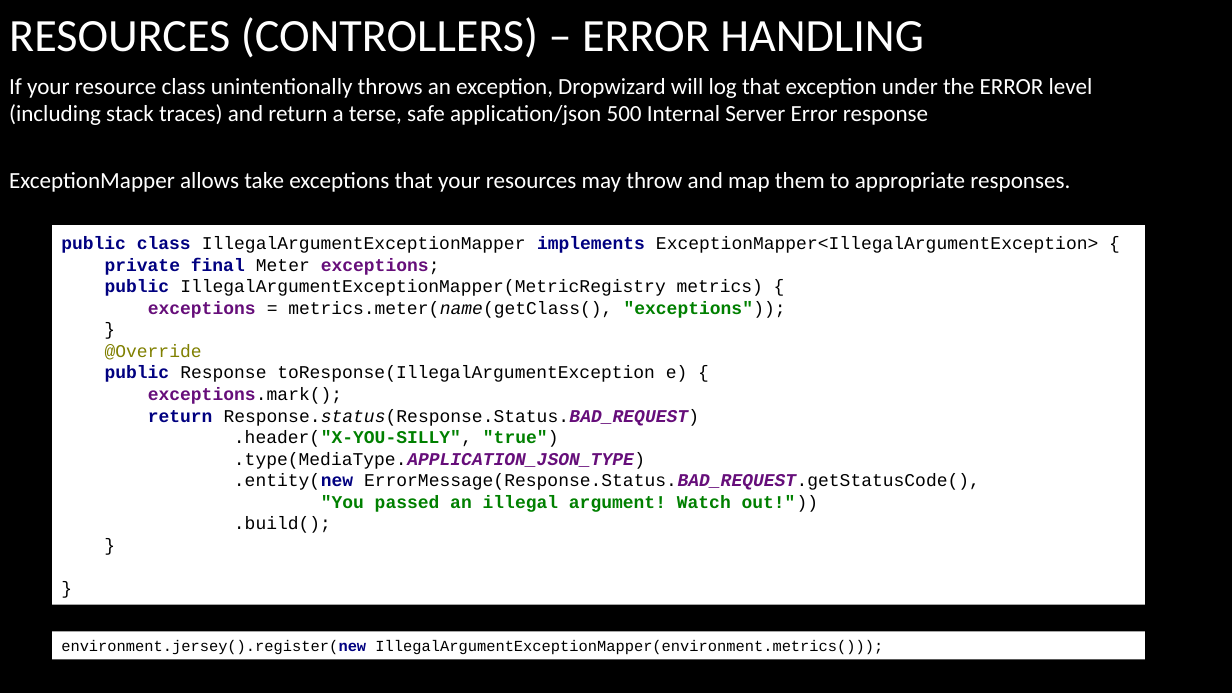
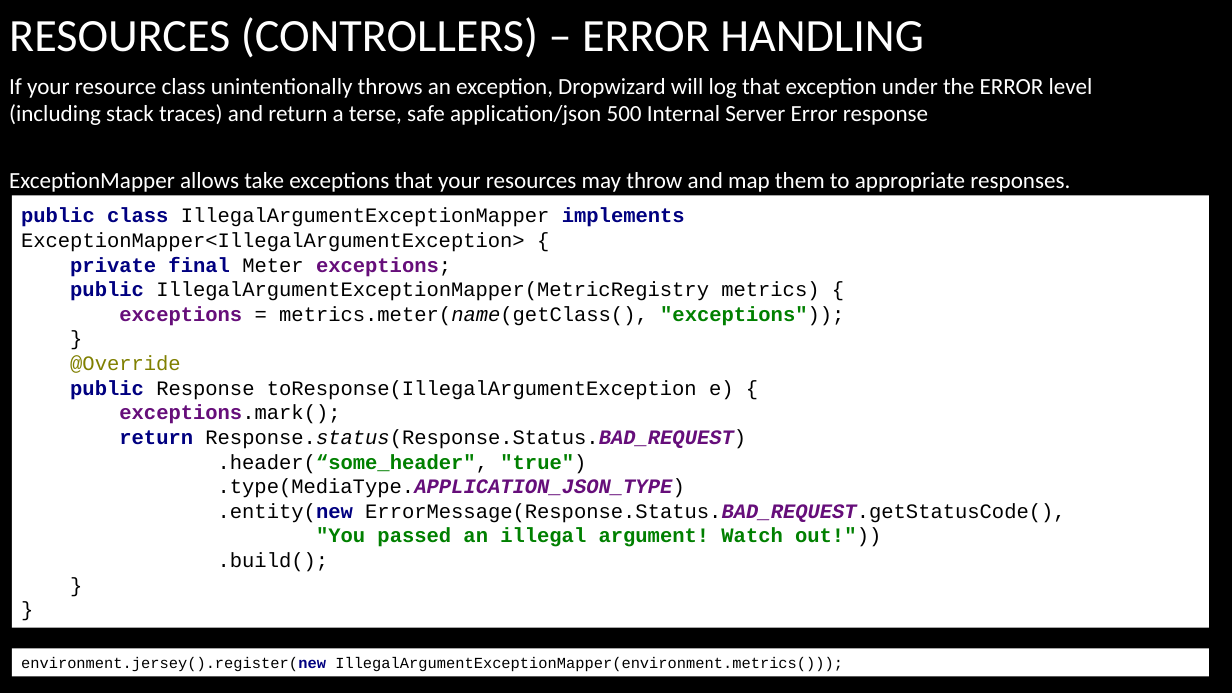
Before and after one commit to arenat/wiza_1, a slide deck: slide 27 of wiza.pptx (slide 25 before the commit). Drawn at 1232x693 pixels with LibreOffice and Linux fonts; fonts in the diff are those of the drawing; background and template pictures are left out. Boxes give left, top, right and bottom in pixels: in the first picture for what was removed or moved away, otherwise in the second. Text is boxed around its words. In the diff, an @@ line names an element or a change of style, - is before the commit and + after.

```diff
--- a/wiza.pptx
+++ b/wiza.pptx
@@ rectangle "public class IllegalArgumentExceptionMapper implements Excep ...": place and size @@
-rectangle "public class IllegalArgumentExceptionMapper implements Excep ..." at (52, 226, 1145, 605)
+rectangle "public class IllegalArgumentExceptionMapper implements Excep ..." at (12, 196, 1209, 628)
@@ text in rectangle at (21, 208, 1065, 572): text changed; size 14 to 16 pt @@
-public class IllegalArgumentExceptionMapper implements ExceptionMapper<IllegalArgumentException> {
-private final Meter exceptions;
-public IllegalArgumentExceptionMapper(MetricRegistry metrics) {
-exceptions = metrics.meter(name(getClass(), "exceptions"));
-}
-@Override
-public Response toResponse(IllegalArgumentException e) {
-exceptions.mark();
-return Response.status(Response.Status.BAD_REQUEST)
-.header("X-YOU-SILLY", "true")
-.type(MediaType.APPLICATION_JSON_TYPE)
-.entity(new ErrorMessage(Response.Status.BAD_REQUEST.getStatusCode(),
-"You passed an illegal argument! Watch out!"))
-.build();
-}
-}
+public class IllegalArgumentExceptionMapper implements ExceptionMapper<IllegalArgumentException> {
+private final Meter exceptions;
+public IllegalArgumentExceptionMapper(MetricRegistry metrics) {
+exceptions = metrics.meter(name(getClass(), "exceptions"));
+}
+@Override
+public Response toResponse(IllegalArgumentException e) {
+exceptions.mark();
+return Response.status(Response.Status.BAD_REQUEST)
+.header(“some_header", "true")
+.type(MediaType.APPLICATION_JSON_TYPE)
+.entity(new ErrorMessage(Response.Status.BAD_REQUEST.getStatusCode(),
+"You passed an illegal argument! Watch out!"))
+.build();
+}
+}
@@ page number added at (1038, 593, 1093, 631), 10 pt, text #FFFFFF @@
+27
@@ rectangle "environment.jersey().register(new IllegalArgumentExceptionMa ...": place and size @@
-rectangle "environment.jersey().register(new IllegalArgumentExceptionMa ..." at (52, 631, 1145, 659)
+rectangle "environment.jersey().register(new IllegalArgumentExceptionMa ..." at (12, 649, 1209, 677)
```
Also in this commit, not shown: 55 other slides changed, 3 slides added, 1 other file.
